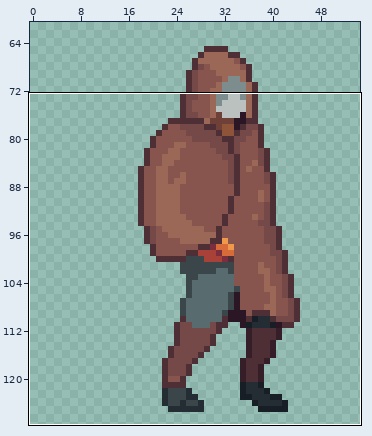
One commit to this pixel-art file: Personal_Roberto/ASEPRITE/1. Liora/Liora_Cangrejo.aseprite. The picture above shows the old version from afar; the outline marks the close-up.
Close-up. Old version:
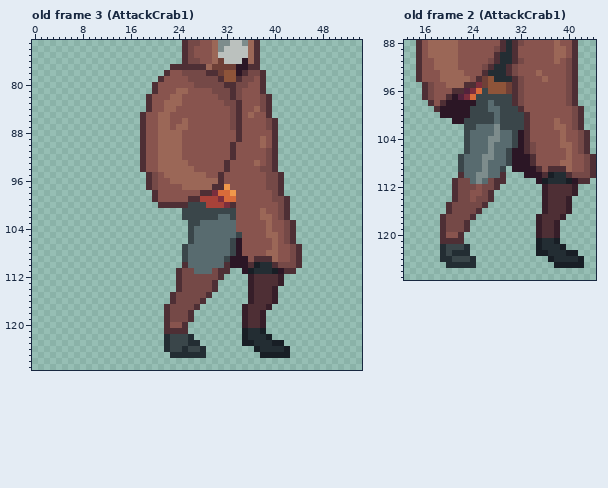
128x128 pixels, 27 frames. Shown: old frame 3 (AttackCrab1): x 0..54, y 73..127; old frame 2 (AttackCrab1): x 13..44, y 88..127. The wide view leaves out empty margins. The commit also changed other frames or places, which this record leaves out.
The same view after the edit:
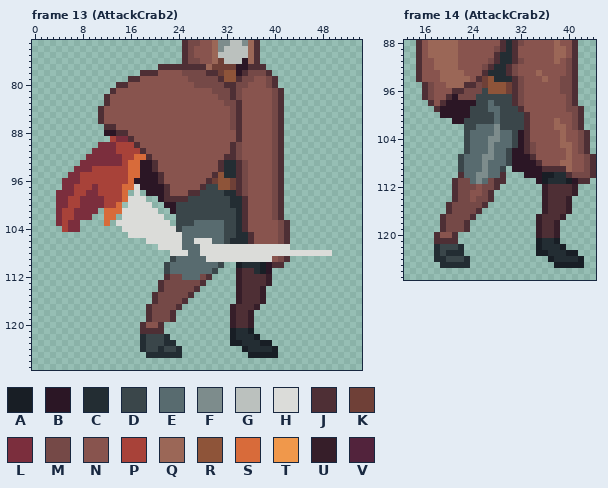
Palette (. is transparent): A #181e25  B #2b1625  C #232d33  D #3a464a  E #586b6f  F #7d8c8c  G #bbc1be  H #dbdcd9  J #4e2f35  K #6f4037  L #7b2e3d  M #754947  N #88544e  P #a84239  Q #9b6757  R #8e5439  S #d86b3a  T #f0984b  U #361e29  V #52233c
A new or re-ordered frame is compared with the old frame closest to it.
From old to new:
frames 27 -> 34
Changed rows in their new state; - is an unchanged pixel.
Frame 13 (AttackCrab2) is new; against old frame 3 (AttackCrab1), layers "Layer 2", "Layer 1", "Flattened":
first column x 4:
 77 -----------------JJ---------------J-----------
 78 --------------JJJNN---------------MJ----------
 79 ------------JJNNNN----------------NMJ---------
 80 ----------JJNNNNN-----------------NMJ---------
 81 ---------JNNNNNNN---NN------------NNMJ--------
 82 --------JNNNNNNN---NN-------------NNMJ--------
 83 --------JNNNNNNN--NNN-------------NNMJ--------
 84 -------JNNNNNNNN--NN-------------NNNMJ--------
 85 -------JNNNNNNN--NN-------------N--NMJ--------
 86 -------JNNNNNNN--NN--N-------------NMJ--------
 87 --------JJNNNNN--NN-NN-------------NMJ--------
 88 --------BBJJNNN--NNNN---------------MJ--------
 89 ---------PLLJNN--NNNN-------------N-MJ--------
 90 -------LLLPPPJN--NNNN---------M---N-MJ--------
 91 ------LLLLPPPP---NNNN---------M----NMJ--------
 92 -----LLLLLLPPSSJ-NNNN-------J-M----NMJ--------
 93 ----LLLLLLLPSSBBJNNNNN-----JCCJM-N-NMJ--------
 94 ---LLLPPPPPPSSBBJNNNNNN----JCCJM--NNMJ--------
 95 --LLPPPPPPPPSSBBBJNNNNNNN-JRCCJM---N----------
 96 -LLLPPPPPPPPSBBBBJ-NNNNNNJKRRKJM---N----------
 97 -LLPPPLPPPPSSHBBBBJ--NNNJDDRRKJM---N----------
 98 LLLPPLLPPPPS-H-BBBJ---JJDDDDCCJM--------------
 99 LLPPLLLLPPPSHHH-.BJJJJDDDDDDDCCJ-----J.-------
100 LLPPLLLLPPS-HHHH-.BBDD---DDDDCCJ----MJ.-------
101 LPPLLLL-SSSHHHHHH--BD---------CJ--N-MJ.-------
102 LPPLLL--SS-HHHHHHH--D------DD-CJ--NNMJ.-------
103 LPLL----S-HHHHHHHHH-DD-E----DDCJ---N-MJ.------
104 -PLL-------HHHHHHHHHDEE-----DDCJ---N-MJ.------
105 ------------HHHHHHHHHEE-----DDCCJ--NNMJ.------
106 ---------------HHHHHHEEHHH--DCCCJ---NMJ.------
107 -----------------HHHHE--HHHHHHHHHHHHHHH..-----
108 -------------------HHH--HHHHHHHHHHHHHHHHHHHHHH
109 -------------------DEE---HHHHHHHHHHHNMJ..-----
110 ------------------DEEE-----D..ACCCAB-J...-----
111 ------------------DEEEE---D..-UJJ-AB....------
112 ------------------JMMEEE-J..--UJJ--U..--------
113 -----------------JMMM---J..---UJJ--U..--------
114 -----------------JMMM--J...---UJJ-U..---------
115 ----------------JMMM--J...----UJJ-U..---------
116 ----------------JMMM-J...-----UJJ-U..---------
117 ---------------JMMM-J...-----UJJ-U..----------
118 ---------------JMMMJ...------UJJU..-----------
119 ---------------JMMMJ...------UJJU..-----------
120 --------------JNNJ....-------UJJU..-----------
121 --------------JJJJ....-------ACCA..-----------
122 --------------CDDD-....------ACC-A..----------
123 --------------CDDD-C....-----AACC-AA..--------
124 --------------CDDCD-C....------ACC--A..-------
125 ---------------CCCC--....-------AA---..-------
Frame 14 (AttackCrab2) is new; against old frame 2 (AttackCrab1), layers "Layer 2", "Flattened":
first column x 22:
 94 -----------------M-
 95 ---M-------------M-
 96 -MMM-------------M-
 97 MMM----------------
 99 ------------------M
first column x 34:
108 BJ-
109 -BJ
110 --A
first column x 18:
120 JN-J.--
121 J---.--
122 CD--C.-
123 CDC--.-
124 C-D--C.
125 -C----.
Changed places in both close-ups, as pixel boxes (x1, y1, x2, y2):
changed: (56, 64, 332, 358)
changed: (560, 76, 572, 112)
changed: (458, 82, 482, 100)
changed: (530, 160, 548, 178)
changed: (434, 232, 476, 268)
